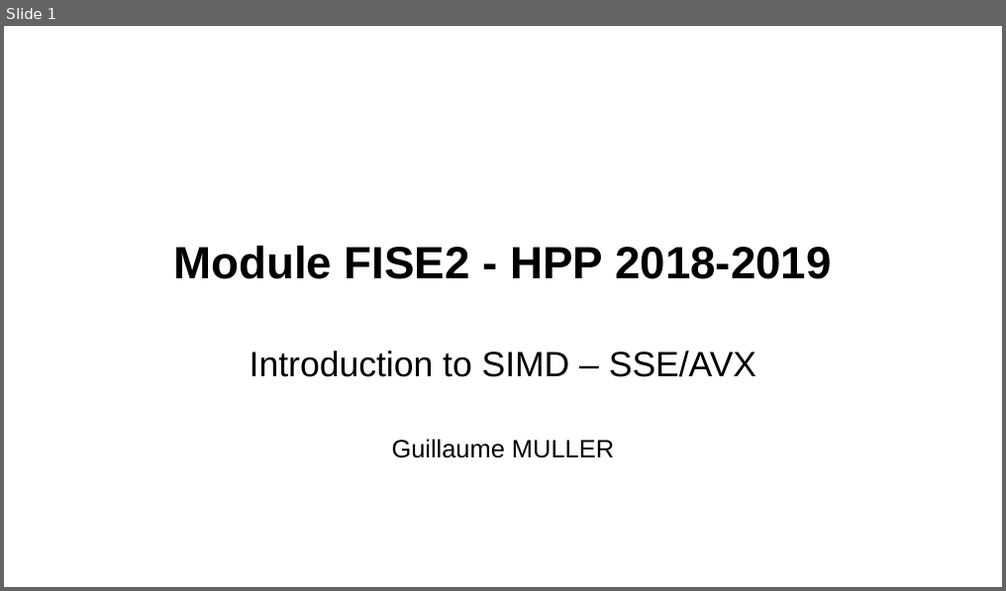
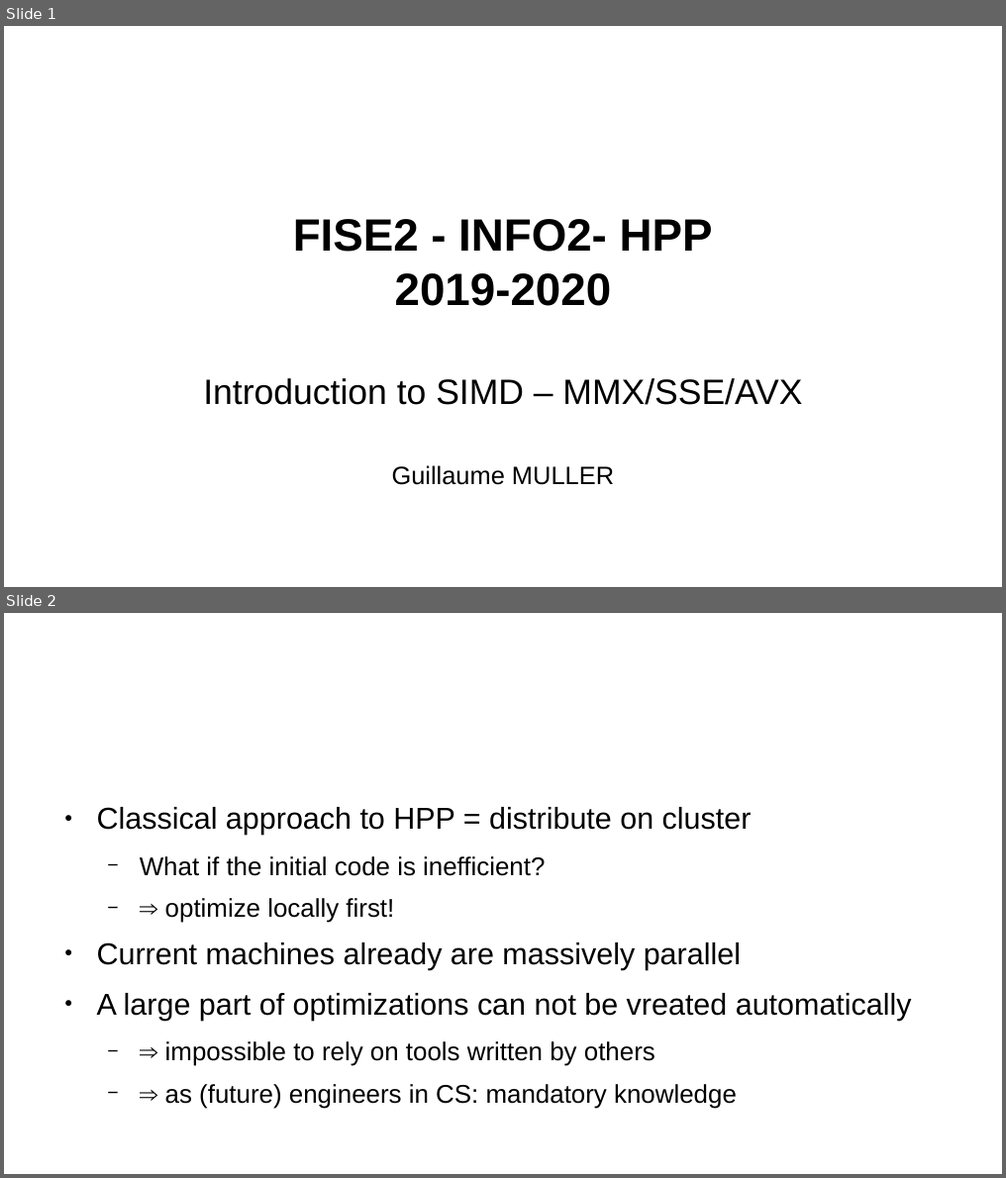
Before and after one commit to telecom-se/hpp, a slide deck: lab2/Slides/slides_Intro.odp. Shown one above the other, each under a label of ours: slide 1 before the commit, slides 1 and 2 after it. The pictures are 1006x591 and 1006x1178 pixels, drawn with LibreOffice and Linux fonts; fonts in the diff are those of the drawing; background and template pictures are left out. Boxes give left, top, right and bottom in pixels: in the first picture for what was removed or moved away, otherwise in the second. Text is boxed around its words. In the diff, an @@ line names an element or a change of style, - is before the commit and + after.

```diff
--- a/lab2/Slides/slides_Intro.odp
+++ b/lab2/Slides/slides_Intro.odp
@@ slide 2 added at [4,613,1002,1174], background #FFFFFF @@
@@ text added at [97,807,912,1109], 20.4 pt, text #000000 @@
+● Classical approach to HPP = distribute on cluster
+  − What if the initial code is inefficient?
+  − ⇒ optimize locally first!
+● Current machines already are massively parallel
+● A large part of optimizations can not be vreated automatically
+  − ⇒ impossible to rely on tools written by others
+  − ⇒ as (future) engineers in CS: mandatory knowledge
@@ title added at [393,808,455,1103], 28 pt, text #FFFFFF @@
+Why having HPP lectures in FISE2?
+Why HPP ?
@@ slide 1 changed as well @@
@@ subtitle at [203,219,802,405]: text changed @@
-Module FISE2 - HPP 2018-2019
-Introduction to SIMD – SSE/AVX
+FISE2 - INFO2- HPP
+2019-2020
+Introduction to SIMD – MMX/SSE/AVX
```
Also in this commit, not shown: 2 other slides changed, 1 other slide added, 2 slides removed, 1 other file.
